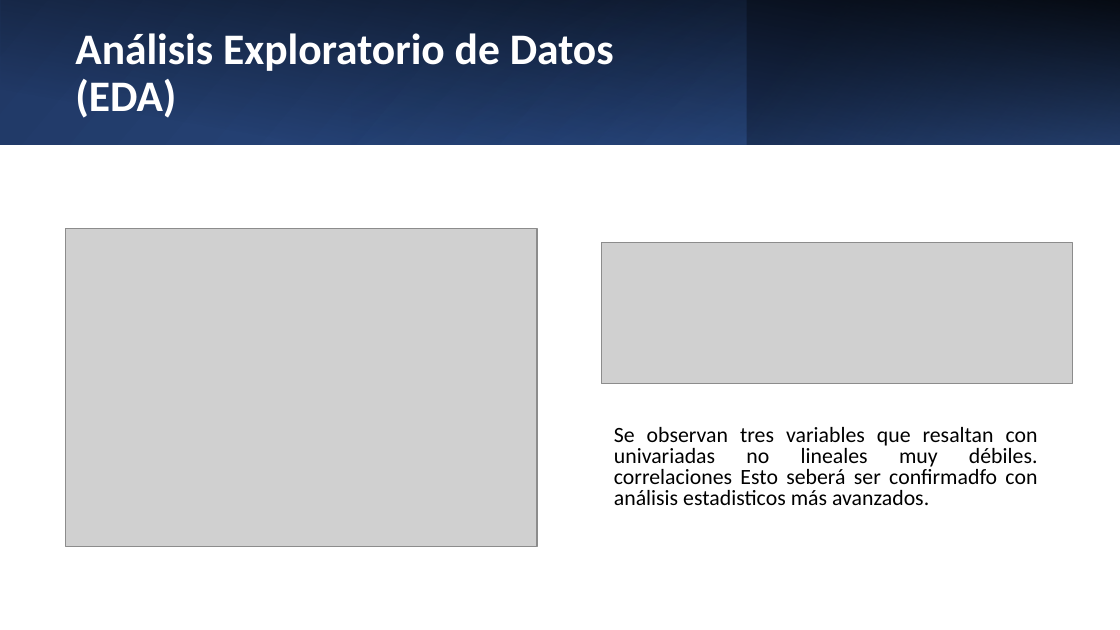
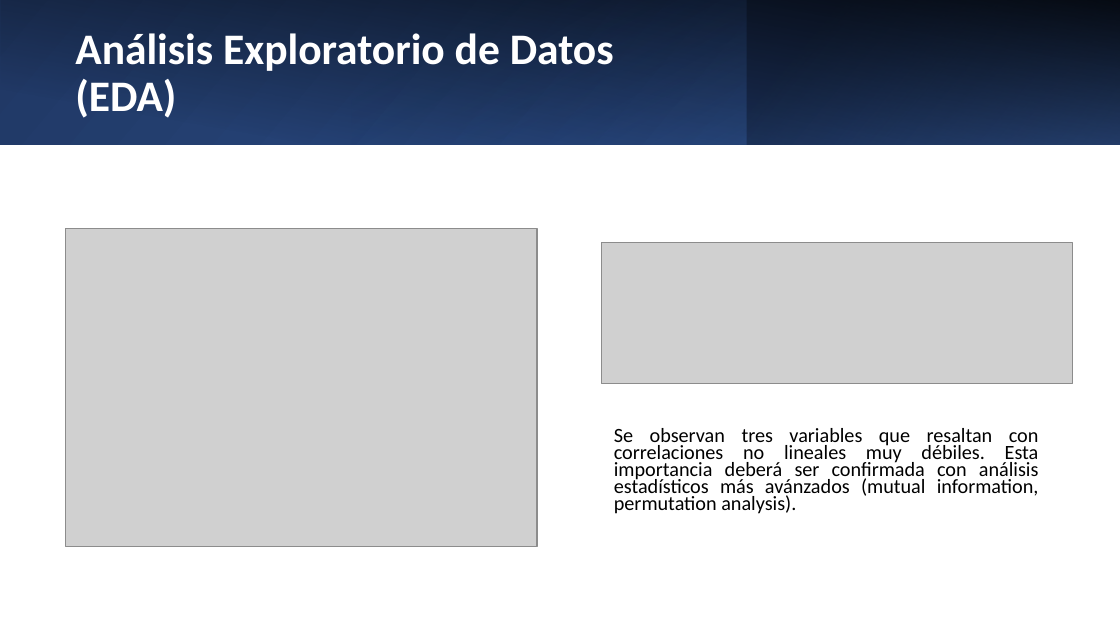
Before and after one commit to AlexisABG/prueba-tecnica-Data, a slide deck: slide 4 of docs/Análisis Predictivo Reclamos.pptx. Drawn at 1120x630 pixels with LibreOffice and Linux fonts; fonts in the diff are those of the drawing; grey boxes stand for pictures. Boxes give left, top, right and bottom in pixels: in the first picture for what was removed or moved away, otherwise in the second. Text is boxed around its words. In the diff, an @@ line names an element or a change of style, - is before the commit and + after.

```diff
--- a/docs/Análisis Predictivo Reclamos.pptx
+++ b/docs/Análisis Predictivo Reclamos.pptx
@@ text at [614, 428, 1039, 514]: text changed; size 14 to 12.9 pt @@
-Se observan tres variables que resaltan con univariadas no lineales muy débiles. correlaciones Esto seberá ser confirmadfo con análisis estadisticos más avanzados.
+Se observan tres variables que resaltan con correlaciones no lineales muy débiles. Esta importancia deberá ser confirmada con análisis estadísticos más avánzados (mutual information, permutation analysis).
```
Also in this commit, not shown: 6 other slides changed, 1 other file.
